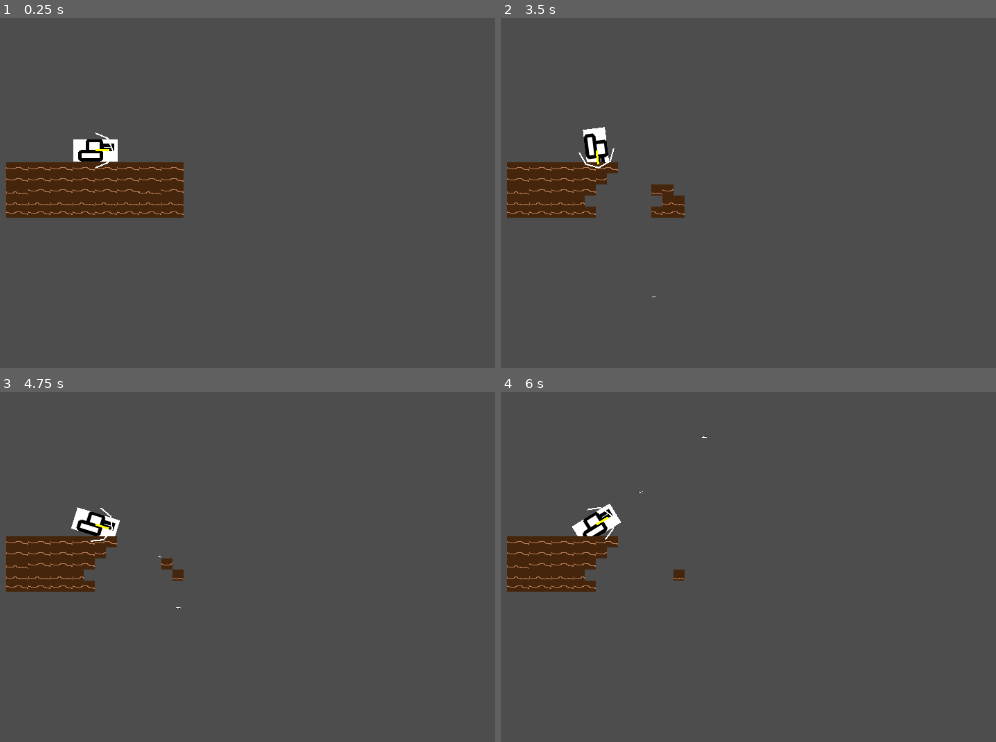
Above: before the commit, frames 1-4 (two rows, left to right).
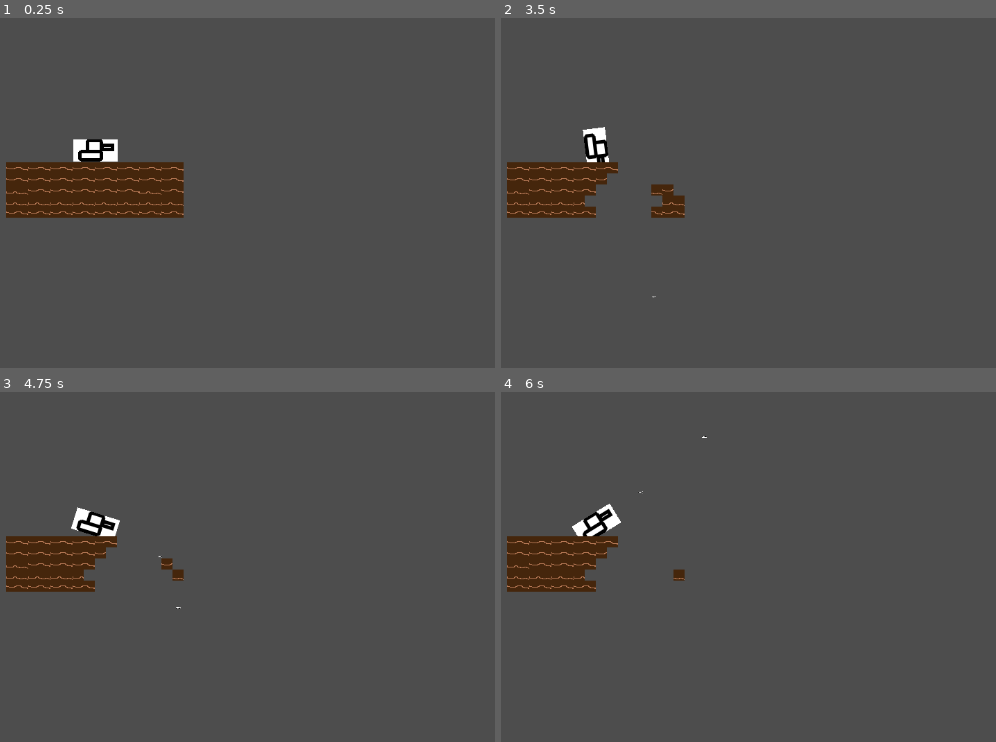
Above: after the commit, the same moments.

Repository: thomas-tahk/rogue-artillery
Game: Godot game, scene res://src/scenes/shooter.tscn
Two runs of this game, one before a commit and one after it. Both use one fixed random seed, a clock stepped at 60 frames per second and the inputs below.
Inputs:
- Up to frame 1 (0.25 s): no input
- Up to frame 2 (3.5 s): tap Enter (ui_accept) at 0.5, 1.35, 1.52, 1.82, 2.85, 3.02, 3.32 s; hold Right (ui_right) 0.53-1.28 s; hold Enter (ui_accept) 0.53-1.28 s; hold Left (ui_left) 1.28-2.03 s; hold Enter (ui_accept) 2.03-2.78 s; hold Right (ui_right) from 2.03 s (still down)
- Up to frame 3 (4.75 s): release Right (ui_right) at 3.53 s; hold Enter (ui_accept) 3.53-4.28 s; hold Left (ui_left) from 3.53 s (still down); tap Enter (ui_accept) at 4.35, 4.52 s
- Up to frame 4 (6 s): tap Enter (ui_accept) at 4.82, 5.85 s; hold Enter (ui_accept) 5.03-5.78 s; release Left (ui_left) at 5.78 s; hold Right (ui_right) from 5.78 s (still down)

The runs differ from the first frame. In frame 1, less than 0.1% of the frame differs, in the area x 19-24%, y 32-44%; in frame 2, less than 0.1%, in the area x 15-24%, y 37-44%; in frame 3, less than 0.1%; in frame 4, less than 0.1%.

Commit message:
angle ui was waste of time to do independently, wip with camera node

Diff:
--- a/src/scenes/shooter.tscn
+++ b/src/scenes/shooter.tscn
@@ -1,9 +1,10 @@
-[gd_scene load_steps=6 format=3 uid="uid://dc0k8qdt6nowy"]
+[gd_scene load_steps=7 format=3 uid="uid://dc0k8qdt6nowy"]
 
 [ext_resource type="Script" path="res://src/scripts/gun.gd" id="1_q7iw2"]
 [ext_resource type="Texture2D" uid="uid://ixw64y313ll7" path="res://assets/sprites/tank.png" id="2_vy6qh"]
 [ext_resource type="PackedScene" uid="uid://k1rjtm8mnmao" path="res://src/scenes/terrain.tscn" id="3_cqtnu"]
 [ext_resource type="Script" path="res://src/scripts/terrain_destroyer.gd" id="4_mueye"]
+[ext_resource type="Script" path="res://src/scripts/angle_indicator_ui.gd" id="5_d6vsc"]
 
 [sub_resource type="RectangleShape2D" id="RectangleShape2D_hmqf2"]
 size = Vector2(53, 32)
@@ -35,3 +36,6 @@
 
 [node name="TerrainDestroyer" type="Node" parent="."]
 script = ExtResource("4_mueye")
+
+[node name="AngleIndicatorUI" type="Node2D" parent="."]
+script = ExtResource("5_d6vsc")
--- /dev/null
+++ b/src/scripts/angle_indicator_ui.gd
@@ -0,0 +1,118 @@
+# angle_indicator_ui.gd
+# Fixed version - corrected positioning and angle clamping
+
+extends Node2D
+
+var angle_arc: Line2D
+var angle_needle: Line2D
+var tank_reference: Node2D
+var current_angle: float = 0.0
+var indicator_visible: bool = true
+var is_player_turn: bool = true
+var is_initialized: bool = false
+
+func _ready():
+	print("AngleIndicatorUI: _ready() called")
+
+	# Create the visual components
+	angle_arc = Line2D.new()
+	angle_needle = Line2D.new()
+
+	add_child(angle_arc)
+	add_child(angle_needle)
+
+	# Style the arc (shows possible range)
+	angle_arc.width = 4
+	angle_arc.default_color = Color.RED
+	angle_arc.z_index = 100
+
+	# Style the needle (shows current aim)
+	angle_needle.width = 6
+	angle_needle.default_color = Color.CYAN
+	angle_needle.z_index = 101
+
+	is_initialized = true
+	visible = false
+	print("AngleIndicatorUI: Initialization complete")
+
+func setup_for_tank(tank: Node2D):
+	print("AngleIndicatorUI: setup_for_tank called")
+	tank_reference = tank
+	visible = true
+
+	# FIXED: Set position immediately
+	global_position = tank_reference.global_position
+	print("AngleIndicatorUI: Set position to: ", global_position)
+
+	if is_initialized:
+		update_display()
+
+func update_angle(new_angle: float):
+	# FIXED: Clamp the angle to prevent crazy values
+	current_angle = clamp(new_angle, -PI/2, PI/2)
+	print("AngleIndicatorUI: update_angle - input: ", rad_to_deg(new_angle), " clamped: ", rad_to_deg(current_angle))
+
+	if is_initialized:
+		update_display()
+
+func _process(_delta):
+	if tank_reference and visible:
+		# FIXED: Always keep synced with tank position
+		var new_pos = tank_reference.global_position
+		if global_position != new_pos:
+			global_position = new_pos
+			print("AngleIndicatorUI: Position updated to: ", global_position)
+
+func update_display():
+	if not is_initialized or not angle_arc or not angle_needle:
+		print("AngleIndicatorUI: update_display - not ready")
+		return
+
+	if not indicator_visible or not is_player_turn:
+		print("AngleIndicatorUI: update_display - hiding")
+		angle_arc.visible = false
+		angle_needle.visible = false
+		return
+
+	print("AngleIndicatorUI: update_display - drawing at position: ", global_position)
+
+	angle_arc.visible = true
+	angle_needle.visible = true
+
+	# Clear both lines
+	angle_arc.clear_points()
+	angle_needle.clear_points()
+
+	# Draw arc
+	var radius = 50
+	var arc_points = 5
+
+	for i in range(arc_points):
+		var arc_angle_deg = -90 + (i * 45)
+		var arc_angle_rad = deg_to_rad(arc_angle_deg)
+		var point = Vector2(cos(arc_angle_rad), sin(arc_angle_rad)) * radius
+		angle_arc.add_point(point)
+
+	# Draw needle with CLAMPED angle
+	var needle_length = 40
+	var needle_tip = Vector2(cos(current_angle), sin(current_angle)) * needle_length
+
+	angle_needle.add_point(Vector2.ZERO)
+	angle_needle.add_point(needle_tip)
+	print("AngleIndicatorUI: Needle angle: ", rad_to_deg(current_angle), " tip at: ", needle_tip)
+
+func show_indicator():
+	indicator_visible = true
+	if is_initialized:
+		update_display()
+
+func hide_indicator():
+	indicator_visible = false
+	if is_initialized and angle_arc and angle_needle:
+		angle_arc.visible = false
+		angle_needle.visible = false
+
+func set_player_turn(is_turn: bool):
+	is_player_turn = is_turn
+	if is_initialized:
+		update_display()
--- a/src/scripts/gun.gd
+++ b/src/scripts/gun.gd
@@ -1,11 +1,7 @@
 extends CharacterBody2D
 
 @onready var power_bar = $"../UI/PowerBar"
-
-@onready var angle_arc: Line2D
-@onready var angle_needle: Line2D
-var indicator_visible: bool = true
-var is_player_turn: bool = true
+@onready var angle_indicator_ui = $"../AngleIndicatorUI"
 
 func _ready():
 	# Set up power bar
@@ -27,24 +23,28 @@
 	# Style it
 	power_bar.show_percentage = false  # Remove that % text
 
-	# angle indicator setup via 2 line2D nodes
-	angle_arc = Line2D.new()
-	angle_needle = Line2D.new()
+	# DEBUG: Print camera and tank positions
+	print("=== POSITION DEBUG ===")
+	print("Tank position: ", global_position)
+	print("Viewport size: ", get_viewport().size)
+	print("Viewport center: ", get_viewport().size / 2)
 
-	add_child(angle_arc)
-	add_child(angle_needle)
+	# DEBUG: Draw a big visible marker at tank position
+	var debug_marker = Line2D.new()
+	get_parent().add_child(debug_marker)
+	debug_marker.global_position = global_position
+	debug_marker.width = 10
+	debug_marker.default_color = Color.MAGENTA
+	debug_marker.z_index = 200
+	# Draw a big X
+	debug_marker.add_point(Vector2(-100, -100))
+	debug_marker.add_point(Vector2(100, 100))
+	debug_marker.add_point(Vector2(999, 999))  # Break
+	debug_marker.add_point(Vector2(-100, 100))
+	debug_marker.add_point(Vector2(100, -100))
 
-	# style the needle (background gauge)
-	angle_needle.width = 3
-	angle_needle.default_color = Color.YELLOW
-	angle_needle.z_index = 10
-
-	# style the arc (current aim direction)
-	angle_arc.width = 2
-	angle_arc.default_color = Color.WHITE
-	angle_arc.z_index = 9
-
-	update_angle_indicator()
+	if angle_indicator_ui:
+		angle_indicator_ui.setup_for_tank(self)
 
 var bullet_path=preload("res://src/scenes/bullets.tscn")
 var aim_angle = 0.0  # Angle in radians
@@ -55,14 +55,22 @@
 
 func _physics_process(delta: float) -> void:
 	position = get_viewport().size / 2
+
 	# Angle control with arrow keys
 	if Input.is_action_pressed("ui_left"):
-		aim_angle -= 1.0 * delta  # Adjust speed as needed
+		aim_angle -= 1.0 * delta
+
 	if Input.is_action_pressed("ui_right"):
 		aim_angle += 1.0 * delta
 
-	# Clamp angle (for semblance of realistic artillery limits)
+	# MOVED: Clamp angle BEFORE sending to indicator
 	aim_angle = clamp(aim_angle, -PI/2, PI/2)  # -90 to +90 degrees
+
+	# NOW send the properly clamped angle to indicator
+	if Input.is_action_pressed("ui_left") or Input.is_action_pressed("ui_right"):
+		if angle_indicator_ui:
+			angle_indicator_ui.update_angle(aim_angle)
+
 	# Update visual rotation
 	rotation = aim_angle
 
@@ -76,11 +84,12 @@
 		power = min(power + 800.0 * delta, max_power)
 		power_bar.value = power
 		power_bar.visible = true
+
 	if Input.is_action_just_released("ui_accept") and charging:
 		print("fired with %d" % power)
 		fire()
 		charging = false
-		power_bar.visible = false  # Hide after firing
+		power_bar.visible = false
 
 
 func fire():
@@ -106,47 +115,3 @@
 		terrain_destroyer.explode_terrain(explosion_pos, 2)
 	else:
 		print("ERROR: TerrainDestroyer not found!")
-
-func update_angle_indicator():
-	if not indicator_visible or not is_player_turn:
-		angle_arc.visible = false
-		angle_needle.visible = false
-		return
-
-	angle_arc.visible = true
-	angle_needle.visible = true
-
-	# Clear both lines
-	angle_arc.clear_points()
-	angle_needle.clear_points()
-
-	# Draw the background arc (gauge)
-	var radius = 25
-	var arc_points = 5
-
-	for i in range(arc_points):
-		var arc_angle_deg = -90 + (i * 45)  # -90, -45, 0, 45, 90 degrees
-		var arc_angle_rad = deg_to_rad(arc_angle_deg)
-		var point = Vector2(cos(arc_angle_rad), sin(arc_angle_rad)) * radius
-		angle_arc.add_point(point)
-
-	# Draw the needle (separate line, no crazy jumps)
-	var needle_length = 20
-	var needle_tip = Vector2(cos(aim_angle), sin(aim_angle)) * needle_length
-
-	angle_needle.add_point(Vector2.ZERO)  # Start at center
-	angle_needle.add_point(needle_tip)    # End at tip
-
-# Functions to control indicator visibility (for future turn system)
-func show_angle_indicator():
-	indicator_visible = true
-	update_angle_indicator()
-
-func hide_angle_indicator():
-	indicator_visible = false
-	angle_arc.visible = false
-	angle_needle.visible = false
-
-func set_player_turn(is_turn: bool):
-	is_player_turn = is_turn
-	update_angle_indicator()
